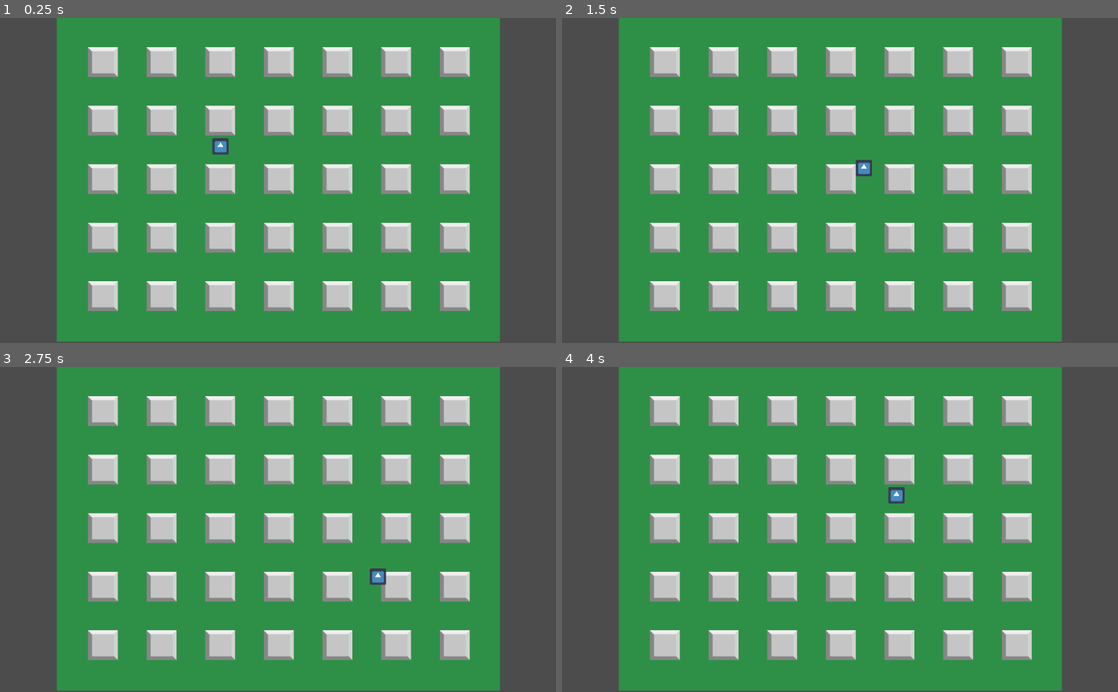
Above: before the commit, frames 1-4 (two rows, left to right).
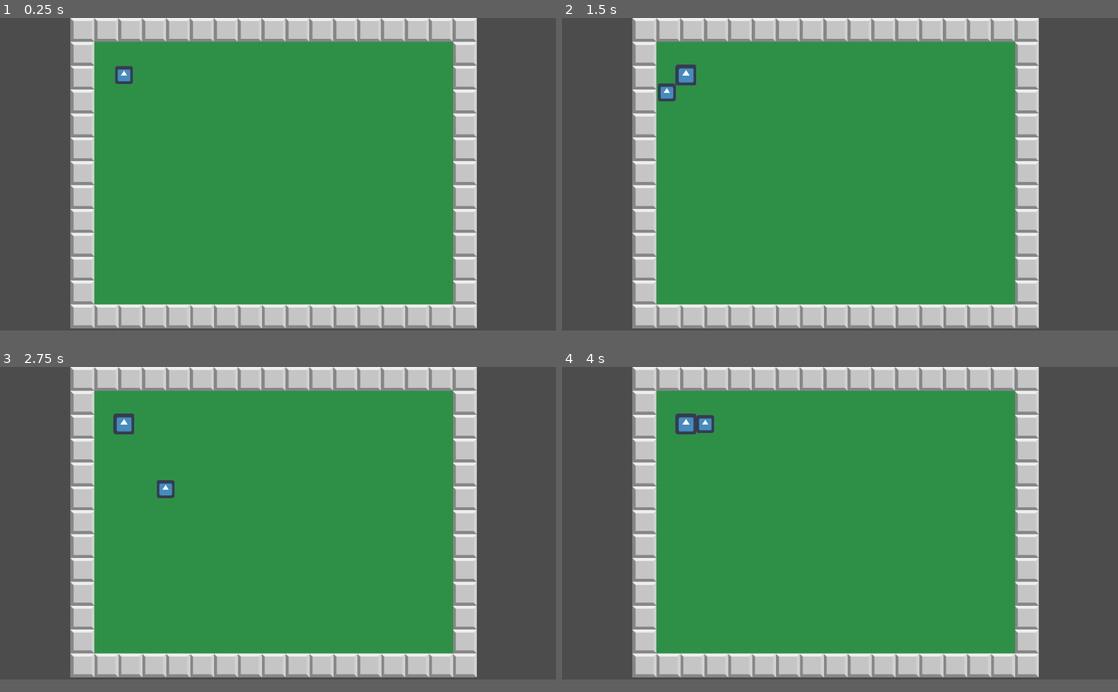
Above: after the commit, the same moments.

Repository: luan-2rq/bomberman-clone
Game: Godot game, scene res://fase.tscn
The game is run twice, just before and just after one commit, with the same random seed, the same clock (stepped at 60 frames per second) and the same inputs. The engine's default icon, where the game draws it, is replaced by a stand-in: a white triangle on a blue panel in a dark square.
Inputs:
- Up to frame 1 (0.25 s): no input
- Up to frame 2 (1.5 s): tap Enter (ui_accept) at 0.5, 1.35 s; hold Right (ui_right) 0.53-1.28 s; hold Enter (ui_accept) 0.53-1.28 s; hold Down (ui_down) from 1.28 s (still down)
- Up to frame 3 (2.75 s): tap Enter (ui_accept) at 1.52, 1.82 s; release Down (ui_down) at 2.03 s; hold Right (ui_right) from 2.03 s (still down); hold Enter (ui_accept) from 2.03 s (still down)
- Up to frame 4 (4 s): release Right (ui_right) at 2.78 s; release Enter (ui_accept) at 2.78 s; hold Up (ui_up) 2.78-3.53 s; tap Enter (ui_accept) at 2.85, 3.02, 3.32 s; hold Left (ui_left) from 3.53 s (still down); hold Enter (ui_accept) from 3.53 s (still down)
In our replay, the window is 800x468 before the commit and 800x450 after it. These sizes can differ from the game's own. Grey fills any space a smaller window leaves; there, only what the larger window draws over its background counts as a difference.

The runs differ from the first frame. In frame 1, 40% of the frame differs, in the area x 0-100%, y 0-100%; in frame 2, 40%; in frame 3, 40%; in frame 4, 40%.

Commit message:
Defined new setup to build stages via script

Diff:
--- /dev/null
+++ b/StageController.gd
@@ -0,0 +1,57 @@
+extends Node2D
+
+onready var background_tile = preload("res://backgroud_tile.tscn")
+onready var unbreakable_tile = preload("res://unbreakable_block.tscn")
+
+onready var board_length = 15
+onready var board_heigth = 11
+onready var board_area = board_length * board_heigth
+onready var tile_size = 55
+
+onready var board_border_length = board_length + 2
+onready var board_border_heigth = board_heigth + 2
+onready var board_border_size = 2 * board_border_length +  2 * board_heigth
+onready var unbreakable_tile_position = Vector2(135, 27.6)
+onready var background_tile_position = Vector2(190, 82.6)
+
+func _ready():
+	var background_tile_node
+	var unbreakable_tile_node
+	var backgroud_initial_position_x = background_tile_position.x
+
+	#instancing the border unbreakable tiles
+	for n in range(board_border_size):
+		if n < board_border_length:
+			unbreakable_tile_position.x = unbreakable_tile_position.x + tile_size
+			unbreakable_tile_node = unbreakable_tile.instance()
+			unbreakable_tile_node.position = unbreakable_tile_position
+			self.get_child(0).add_child(unbreakable_tile_node)
+
+		if n >= board_border_length and n < board_border_length + board_border_heigth - 1:
+			unbreakable_tile_position.y = unbreakable_tile_position.y + tile_size
+			unbreakable_tile_node = unbreakable_tile.instance()
+			unbreakable_tile_node.position = unbreakable_tile_position
+			self.get_child(0).add_child(unbreakable_tile_node)
+
+		if n >= board_border_length + board_border_heigth - 1 and n < (2 * board_border_length) - 1 + board_border_heigth - 1 :
+			unbreakable_tile_position.x = unbreakable_tile_position.x - tile_size
+			unbreakable_tile_node = unbreakable_tile.instance()
+			unbreakable_tile_node.position = unbreakable_tile_position
+			self.get_child(0).add_child(unbreakable_tile_node)
+
+		if n >= (2 * board_border_length) - 1 + board_border_heigth - 1  and n < board_border_size :
+			unbreakable_tile_position.y = unbreakable_tile_position.y - tile_size
+			unbreakable_tile_node = unbreakable_tile.instance()
+			unbreakable_tile_node.position = unbreakable_tile_position
+			self.get_child(0).add_child(unbreakable_tile_node)
+
+	#instancing the backgroud tiles
+	for n in range(board_area):
+		background_tile_position.x = background_tile_position.x + tile_size
+		background_tile_node = background_tile.instance()
+		background_tile_node.position = background_tile_position
+		self.get_child(1).add_child(background_tile_node)
+
+		if (n + 1) % board_length == 0:
+			background_tile_position.y = background_tile_position.y + tile_size
+			background_tile_position.x = backgroud_initial_position_x
--- /dev/null
+++ b/backgroud_tile.tscn
@@ -0,0 +1,22 @@
+[gd_scene load_steps=3 format=2]
+
+[ext_resource path="res://background.png" type="Texture" id=1]
+
+[sub_resource type="RectangleShape2D" id=1]
+extents = Vector2( 25.7829, 25.0414 )
+
+[node name="background_block" type="StaticBody2D"]
+position = Vector2( 27.5, -27.5 )
+scale = Vector2( 1.01, 1.01 )
+__meta__ = {
+"_edit_group_": true
+}
+
+[node name="Sprite" type="Sprite" parent="."]
+position = Vector2( 0, 1.90735e-06 )
+scale = Vector2( 0.0590763, 0.0805271 )
+texture = ExtResource( 1 )
+
+[node name="Hitbox" type="CollisionShape2D" parent="."]
+shape = SubResource( 1 )
+disabled = true
--- /dev/null
+++ b/bomb.tscn
@@ -0,0 +1,20 @@
+[gd_scene load_steps=3 format=2]
+
+[ext_resource path="res://icon.png" type="Texture" id=1]
+
+[sub_resource type="RectangleShape2D" id=1]
+extents = Vector2( 15.9789, 3.54109 )
+
+[node name="Bomb" type="StaticBody2D"]
+scale = Vector2( 1.50349, 1.50349 )
+__meta__ = {
+"_edit_group_": true
+}
+
+[node name="Sprite" type="Sprite" parent="."]
+scale = Vector2( 0.5, 0.5 )
+texture = ExtResource( 1 )
+
+[node name="Hitbox" type="CollisionShape2D" parent="."]
+scale = Vector2( 1, 4.52 )
+shape = SubResource( 1 )
--- /dev/null
+++ b/breakable_block.tscn
@@ -0,0 +1,20 @@
+[gd_scene load_steps=3 format=2]
+
+[ext_resource path="res://breakable_block.png" type="Texture" id=1]
+
+[sub_resource type="RectangleShape2D" id=1]
+extents = Vector2( 86.0387, 88.0992 )
+
+[node name="breakable_block" type="StaticBody2D" groups=[
+"breakable_block",
+]]
+scale = Vector2( 0.322, 0.315 )
+__meta__ = {
+"_edit_group_": true
+}
+
+[node name="Hitbox" type="CollisionShape2D" parent="."]
+shape = SubResource( 1 )
+
+[node name="Sprite" type="Sprite" parent="."]
+texture = ExtResource( 1 )
--- a/fase.tscn
+++ b/fase.tscn
@@ -1,20 +1,16 @@
-[gd_scene load_steps=4 format=2]
+[gd_scene load_steps=3 format=2]
 
 [ext_resource path="res://player.tscn" type="PackedScene" id=1]
-[ext_resource path="res://Sem-título-1.png" type="Texture" id=2]
-[ext_resource path="res://tile_set.tres" type="TileSet" id=3]
+[ext_resource path="res://StageController.gd" type="Script" id=4]
 
-[node name="fase" type="Node2D"]
+[node name="Stage" type="Node2D"]
 
-[node name="Sprite" type="Sprite" parent="."]
-position = Vector2( 512.482, 298.698 )
-scale = Vector2( 0.876736, 0.876736 )
-texture = ExtResource( 2 )
+[node name="StageController" type="Node2D" parent="."]
+script = ExtResource( 4 )
 
-[node name="TileMap" type="TileMap" parent="."]
-tile_set = ExtResource( 3 )
-cell_size = Vector2( 54, 54 )
-format = 1
-tile_data = PoolIntArray( 65539, 0, 0, 65541, 0, 0, 65543, 0, 0, 65545, 0, 0, 65547, 0, 0, 65549, 0, 0, 65551, 0, 0, 196611, 0, 0, 196613, 0, 0, 196615, 0, 0, 196617, 0, 0, 196619, 0, 0, 196621, 0, 0, 196623, 0, 0, 327683, 0, 0, 327685, 0, 0, 327687, 0, 0, 327689, 0, 0, 327691, 0, 0, 327693, 0, 0, 327695, 0, 0, 458755, 0, 0, 458757, 0, 0, 458759, 0, 0, 458761, 0, 0, 458763, 0, 0, 458765, 0, 0, 458767, 0, 0, 589827, 0, 0, 589829, 0, 0, 589831, 0, 0, 589833, 0, 0, 589835, 0, 0, 589837, 0, 0, 589839, 0, 0 )
+[node name="unbreakable_tiles" type="Node2D" parent="StageController"]
+
+[node name="background_tiles" type="Node2D" parent="StageController"]
 
 [node name="player" parent="." instance=ExtResource( 1 )]
+position = Vector2( 285.385, 131.302 )
--- a/player.gd
+++ b/player.gd
@@ -1,29 +1,37 @@
 extends KinematicBody2D
-var vel = 200
+var speed = 200
+var velocity = Vector2(0, 0)
+var bomb = preload("res://bomb.tscn")
+var allowedBombPlacing = true
+
 
 func _ready():
 	set_physics_process(true)
+
 
 func _process(delta):
 
 	if Input.is_action_just_pressed("ui_right") || Input.is_action_just_pressed("ui_left") || Input.is_action_just_pressed("ui_up") || Input.is_action_just_pressed("ui_down"):
 		$stepFX.play()
+
 	elif Input.is_action_just_released("ui_right") || Input.is_action_just_released("ui_left") || Input.is_action_just_released("ui_up") || Input.is_action_just_released("ui_down"):
 		$stepFX.stop()
 
-
-
-
+	if Input.is_action_pressed("ui_accept") && allowedBombPlacing:
+		var bomb_instance = bomb.instance()
+		bomb_instance.position = self.position
+		get_parent().add_child(bomb_instance)
+		allowedBombPlacing = false
 
 func _physics_process(delta):
-	var x = 0
-	var y = 0
+	velocity.x = 0
+	velocity.y = 0
 	if Input.is_action_pressed("ui_right"):
-		x = 1
+		velocity.x += speed
 	if Input.is_action_pressed("ui_left"):
-		x = -1
+		velocity.x -= speed
 	if Input.is_action_pressed("ui_up"):
-		y = -1
+		velocity.y -= speed
 	if Input.is_action_pressed("ui_down"):
-		y = 1
-	set_position(get_position() + Vector2(vel*x,vel*y)*delta)
+		velocity.y += speed
+	velocity = move_and_slide(velocity, Vector2(0, -1))
--- a/player.tscn
+++ b/player.tscn
@@ -1,27 +1,28 @@
 [gd_scene load_steps=5 format=2]
 
-[ext_resource path="res://icon.png" type="Texture" id=1]
-[ext_resource path="res://bomberman audio/step.wav" type="AudioStream" id=2]
+[ext_resource path="res://bomberman audio/step.wav" type="AudioStream" id=1]
+[ext_resource path="res://icon.png" type="Texture" id=2]
 [ext_resource path="res://player.gd" type="Script" id=3]
 
 [sub_resource type="RectangleShape2D" id=1]
-extents = Vector2( 32, 31 )
+extents = Vector2( 31.4987, 32 )
 
-[node name="player" type="KinematicBody2D"]
-position = Vector2( 406, 237 )
-scale = Vector2( 0.48, 0.48 )
+[node name="Player" type="KinematicBody2D" groups=[
+"player",
+]]
+position = Vector2( 72, 80 )
+scale = Vector2( 0.64, 0.64 )
 script = ExtResource( 3 )
 __meta__ = {
 "_edit_group_": true
 }
 
 [node name="Sprite" type="Sprite" parent="."]
-texture = ExtResource( 1 )
+texture = ExtResource( 2 )
 
-[node name="CollisionShape2D" type="CollisionShape2D" parent="."]
+[node name="HitBox" type="CollisionShape2D" parent="."]
 shape = SubResource( 1 )
 
 [node name="stepFX" type="AudioStreamPlayer" parent="."]
-stream = ExtResource( 2 )
-volume_db = -15.379
-pitch_scale = 1.38
+stream = ExtResource( 1 )
+volume_db = 16.0
--- a/project.godot
+++ b/project.godot
@@ -19,6 +19,11 @@
 run/main_scene="res://fase.tscn"
 config/icon="res://icon.png"
 
+[display]
+
+window/size/width=1280
+window/size/height=720
+
 [rendering]
 
 environment/default_environment="res://default_env.tres"
--- a/tile_set.tres
+++ /dev/null
@@ -1,54 +0,0 @@
-[gd_resource type="TileSet" load_steps=5 format=2]
-
-[ext_resource path="res://unbreakable_block.png" type="Texture" id=1]
-[ext_resource path="res://breakable_block.png" type="Texture" id=2]
-
-[sub_resource type="ConvexPolygonShape2D" id=1]
-points = PoolVector2Array( 55, 55, 0, 55, 0.21566, 0.21566, 55, 0.21566 )
-
-[sub_resource type="ConvexPolygonShape2D" id=2]
-points = PoolVector2Array( 57, 55, 0, 55, 0, 0.1035, 57, 0.21566 )
-
-[resource]
-0/name = "unbreakable_block.png 0"
-0/texture = ExtResource( 1 )
-0/tex_offset = Vector2( 0, 0 )
-0/modulate = Color( 1, 1, 1, 1 )
-0/region = Rect2( 1, 1, 55, 55 )
-0/tile_mode = 0
-0/occluder_offset = Vector2( 0, 0 )
-0/navigation_offset = Vector2( 0, 0 )
-0/shape_offset = Vector2( 0, 0 )
-0/shape_transform = Transform2D( 1, 0, 0, 1, 0, 0 )
-0/shape = SubResource( 1 )
-0/shape_one_way = false
-0/shape_one_way_margin = 1.0
-0/shapes = [ {
-"autotile_coord": Vector2( 0, 0 ),
-"one_way": false,
-"one_way_margin": 1.0,
-"shape": SubResource( 1 ),
-"shape_transform": Transform2D( 1, 0, 0, 1, 0, 0 )
-} ]
-0/z_index = 0
-1/name = "breakable_block.png 1"
-1/texture = ExtResource( 2 )
-1/tex_offset = Vector2( 0, 0 )
-1/modulate = Color( 1, 1, 1, 1 )
-1/region = Rect2( 1, 1, 57, 55 )
-1/tile_mode = 0
-1/occluder_offset = Vector2( 0, 0 )
-1/navigation_offset = Vector2( 0, 0 )
-1/shape_offset = Vector2( 0, 0 )
-1/shape_transform = Transform2D( 1, 0, 0, 1, 0, 0 )
-1/shape = SubResource( 2 )
-1/shape_one_way = false
-1/shape_one_way_margin = 1.0
-1/shapes = [ {
-"autotile_coord": Vector2( 0, 0 ),
-"one_way": false,
-"one_way_margin": 1.0,
-"shape": SubResource( 2 ),
-"shape_transform": Transform2D( 1, 0, 0, 1, 0, 0 )
-} ]
-1/z_index = 0
--- /dev/null
+++ b/unbreakable_block.tscn
@@ -0,0 +1,18 @@
+[gd_scene load_steps=3 format=2]
+
+[ext_resource path="res://unbreakable_block.png" type="Texture" id=1]
+
+[sub_resource type="RectangleShape2D" id=1]
+extents = Vector2( 89.0456, 89.9632 )
+
+[node name="unbreakable_block" type="StaticBody2D"]
+scale = Vector2( 0.312, 0.308 )
+__meta__ = {
+"_edit_group_": true
+}
+
+[node name="Hitbox" type="CollisionShape2D" parent="."]
+shape = SubResource( 1 )
+
+[node name="Sprite" type="Sprite" parent="."]
+texture = ExtResource( 1 )
Renamed: Sem-título-1.png -> background.png
Not shown, changed: background.png.import
Binary file changed: breakable_block.png
Binary file changed: unbreakable_block.png
